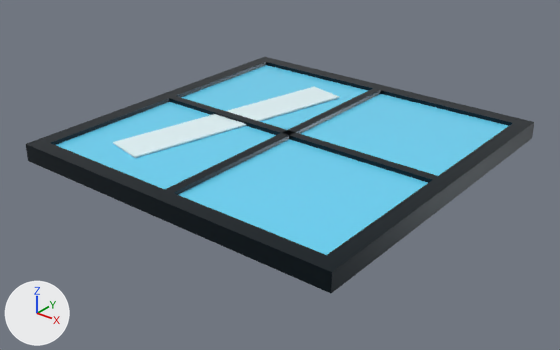
The glTF model output/structural_windows/glb/skylight_2x2.glb, before and after one commit.
Before and after are seen from a 50 mm lens placed at (2.44, -3.13, 1.71), pointed at (0.02, -0.09, -0.17). Arrows for +X, +Y and +Z are at lower left; the lights stay in place. The picture after the commit comes second. Where no turn or scale is listed for an object, it has been applied to the vertices.

Objects in the first picture: 'Frame_East', 'Frame_North', 'Frame_South', 'Frame_West', 'Glass_Surface', 'Mullion_X_1', 'Mullion_Z_1', 'Reflection_Stripe'.
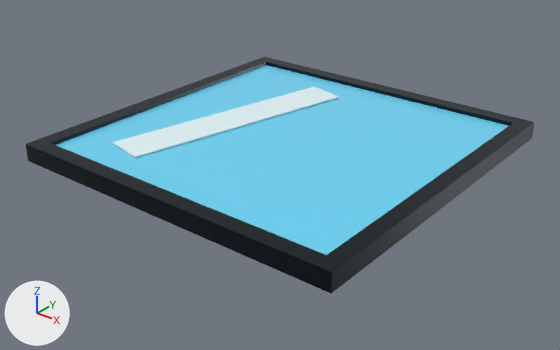
Edits to the scene script, one JSON object a line:
```json
{"op": "remove", "block": "ob_mullion_x_1", "code": ["ob_mullion_x_1 = bpy.data.objects.new('Mullion_X_1', me_mesh_4)", "ob_mullion_x_1.location = (0.0, 0.0, 0.0)"]}
{"op": "remove", "block": "ob_mullion_z_1", "code": ["ob_mullion_z_1 = bpy.data.objects.new('Mullion_Z_1', me_mesh_5)", "ob_mullion_z_1.location = (0.0, 0.0, 0.0)"]}
```

Pixel boxes [x1, y1, x2, y2] of what changed, in the pictures (560 x 350 px):
```json
{"object": "Mullion_Z_1", "change": "deleted", "before": [169, 96, 437, 183]}
{"object": "Mullion_X_1", "change": "deleted", "before": [165, 88, 381, 195]}
```
